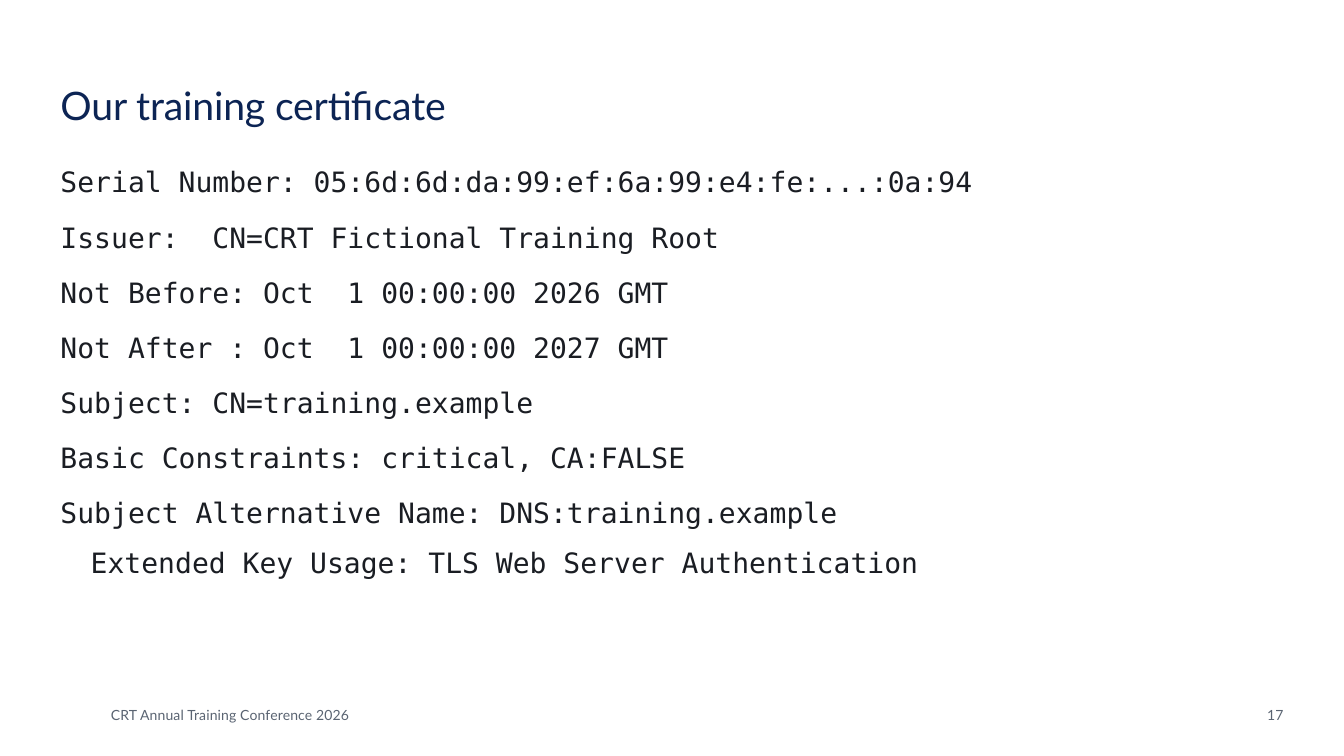
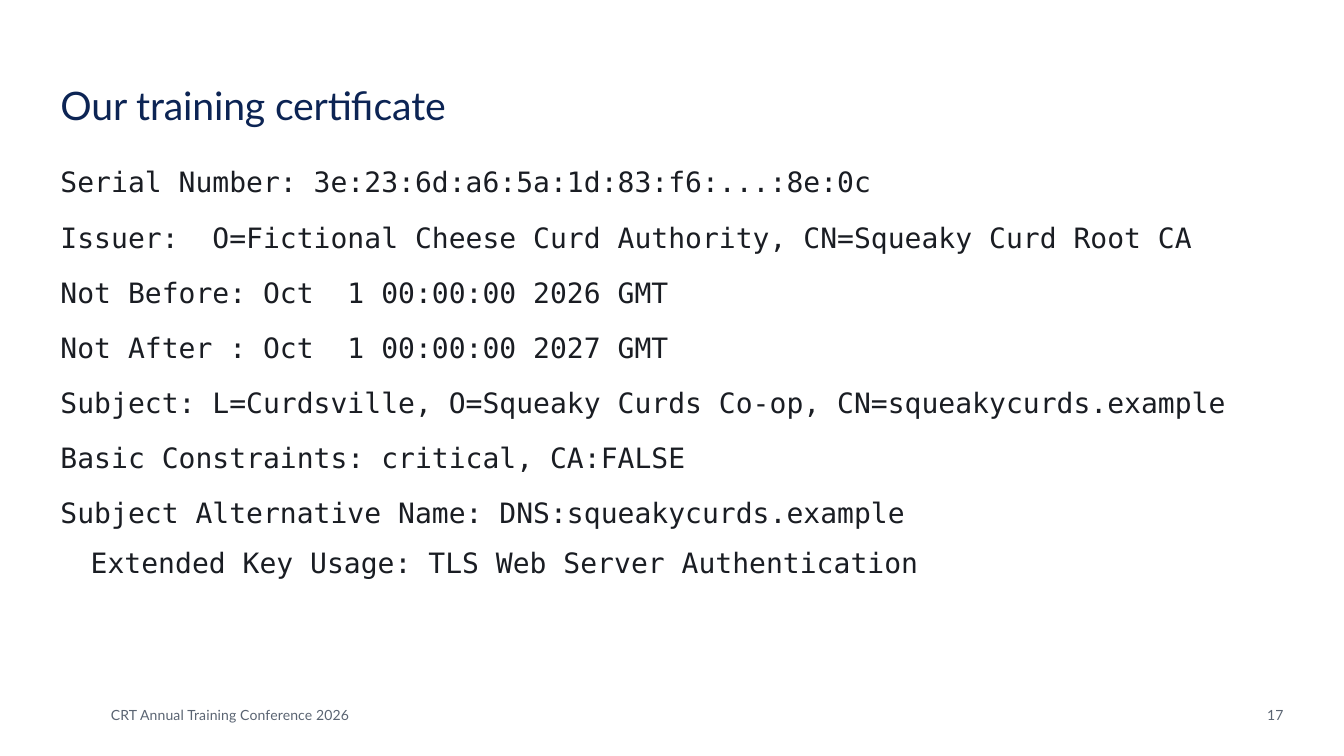
Before and after one commit to dzampino/crt-essentials-2026, a slide deck: slide 17 of docs/files/crt-essentials.pptx. Drawn at 1344x756 pixels with LibreOffice and Linux fonts; fonts in the diff are those of the drawing; background and template pictures are left out. Boxes give left, top, right and bottom in pixels: in the first picture for what was removed or moved away, otherwise in the second. Text is boxed around its words. In the diff, an @@ line names an element or a change of style, - is before the commit and + after.

```diff
--- a/docs/files/crt-essentials.pptx
+++ b/docs/files/crt-essentials.pptx
@@ text at (60,170,1225,579): text changed @@
-Serial Number: 05:6d:6d:da:99:ef:6a:99:e4:fe:...:0a:94
-Issuer: CN=CRT Fictional Training Root
-Not Before: Oct 1 00:00:00 2026 GMT
-Not After : Oct 1 00:00:00 2027 GMT
-Subject: CN=training.example
-Basic Constraints: critical, CA:FALSE
-Subject Alternative Name: DNS:training.example
-Extended Key Usage: TLS Web Server Authentication
+Serial Number: 3e:23:6d:a6:5a:1d:83:f6:...:8e:0c
+Issuer: O=Fictional Cheese Curd Authority, CN=Squeaky Curd Root CA
+Not Before: Oct 1 00:00:00 2026 GMT
+Not After : Oct 1 00:00:00 2027 GMT
+Subject: L=Curdsville, O=Squeaky Curds Co-op, CN=squeakycurds.example
+Basic Constraints: critical, CA:FALSE
+Subject Alternative Name: DNS:squeakycurds.example
+Extended Key Usage: TLS Web Server Authentication
```
Also in this commit, not shown: 14 other slides changed, 2 slides added, 1 slide removed, 27 other files.
